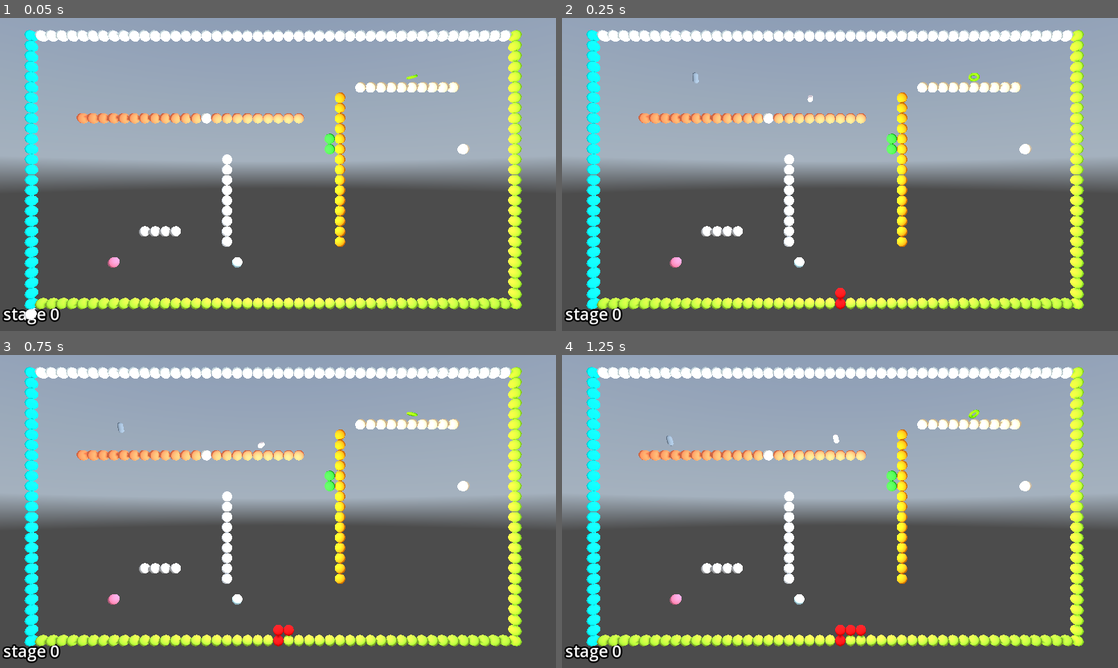
Above: before the commit, frames 1-4 (two rows, left to right).
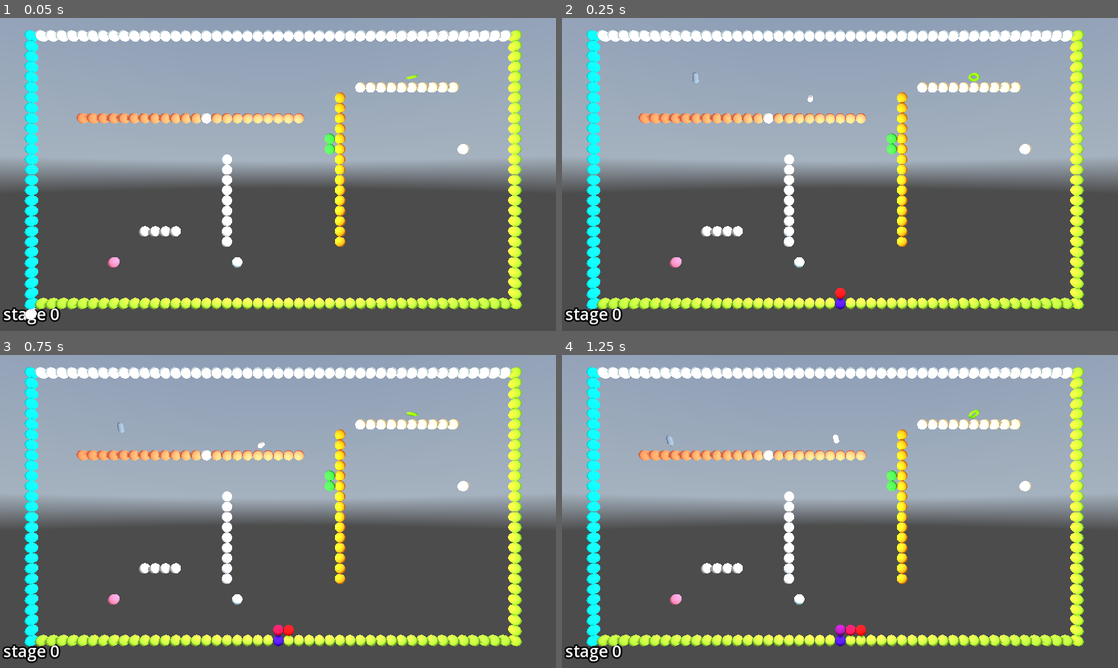
Above: after the commit, the same moments.

Repository: kasworld/gd4snakebyte3d
Game: Godot game, scene res://main.tscn
Same seed, same stepped clock (60 frames per second), same inputs: the game is played once before the commit and once after it. A sky picture missing from this copy of the repository is replaced by a grey-blue gradient.
Inputs (mouse positions are in pixels of both pictures, inside the frame that each line leads up to):
- Up to frame 1 (0.05 s): no input
- Up to frame 2 (0.25 s): no input
- Up to frame 3 (0.75 s): tap Enter at 0.5 s; move the mouse to (400, 495) at 0.52 s; hold Right from 0.53 s (still down); click (400, 495) at 0.67 s
- Up to frame 4 (1.25 s): keep holding Right

Frame 1 is identical in both runs. In frame 2, less than 0.1% of the frame differs, in the area x 49-51%, y 89-94%; in frame 3, 0.1%; in frame 4, 0.2%, in the area x 49-53%, y 86-94%.

Commit message:
body color

Diff:
--- a/snake.gd
+++ b/snake.gd
@@ -16,8 +16,9 @@
 	pos2d_list.push_front(head)
 	$Body.set_visible_count(pos2d_list.size())
 	for i in pos2d_list.size():
+		var rate = (i as float) / pos2d_list.size()
 		$Body.set_inst_pos(i, Settings.vector2i_to_vector3(pos2d_list[i]))
-		$Body.set_inst_color(i, Color.RED)
+		$Body.set_inst_color(i, lerp(Color.RED, Color.BLUE, rate))
 
 func change_move_dir(dir :Dir8Lib.Dir) -> void:
 	assert(Dir8Lib.IsDiagonal(dir), "invalid dir %s" %[dir])
